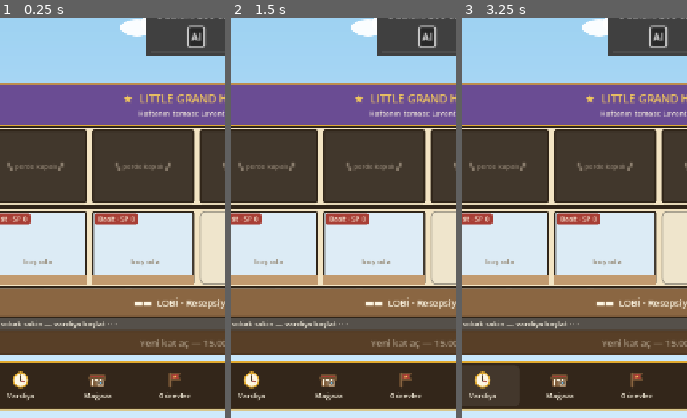
Above: before the commit, frames 1-3 (left to right).
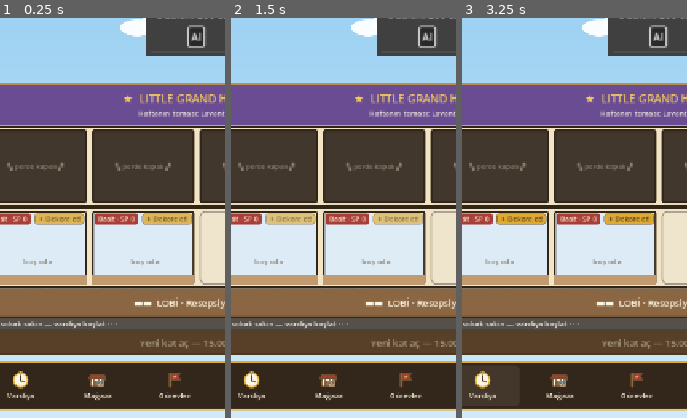
Above: after the commit, the same moments.

Repository: Eren-Ozcan/LittleGrandHotel
Game: Godot game, scene res://main.tscn
The game is run twice, just before and just after one commit, with the same random seed, the same clock (stepped at 60 frames per second) and the same inputs.
Inputs (mouse positions are % of the whole screen's width and height, from its top left):
- Up to frame 1 (0.25 s): no input
- Up to frame 2 (1.5 s): click (14, 79) at 0.52 s; click (38, 79) at 1.27 s
- Up to frame 3 (3.25 s): click "+ Oda ekle" at 2 s; click (11, 96) at 2.77 s
The pictures show only the part of the screen within x 6-56%, y 50-100%; the shares and areas given below are measured in that part.

The runs differ from the first frame. In frame 1, 1.3% of the frame differs, in the area x 15-86%, y 48-52%; in frame 2, 1.3%; in frame 3, 1.3%.

Commit message:
Dekorasyon durtmesi: bos odada yanip sonen "Dekore et!" rozeti
Level design incelemesindeki acik gozlem maddesi: yildiz derecesi
oda/kat buyutmenin golgesinde kalabiliyordu. Bos misafir odasinda,
seviye kilidi acik en ucuz esya karsilanabiliyorsa altin rozet
yanip soner; dokunma zaten dekorasyon popup'ini acar.

- Game.cheapest_item_price(): premium haric, kilidi acik en ucuz esya
- 1 yeni birim test (durtme esigi 80 = Masa Lambasi)

Co-Authored-By: Claude Fable 5 <noreply@anthropic.com>

Diff:
--- a/src/autoload/game.gd
+++ b/src/autoload/game.gd
@@ -518,6 +518,19 @@
 ## Eşyanın elmasla mı (premium) yoksa coin'le mi satıldığını söyler.
 func item_is_premium(it: Dictionary) -> bool:
 	return int(it.get("gem_price", 0)) > 0
+
+
+## Dekorasyon dürtmesi için: seviye kilidi açık en ucuz coin'li eşyanın
+## fiyatı (-1 = alınabilir eşya yok). UI, boş odada bu tutar karşılanıyorsa
+## "Dekore et!" rozeti gösterir.
+func cheapest_item_price() -> int:
+	var best := -1
+	for it in eco.items:
+		if item_is_premium(it) or level() < int(it.get("unlock_level", 1)):
+			continue
+		if best < 0 or int(it.price) < best:
+			best = int(it.price)
+	return best
 
 
 func can_afford_item(it: Dictionary) -> bool:
--- a/src/main.gd
+++ b/src/main.gd
@@ -684,6 +684,11 @@
 			var hint := _label("boş oda", 12, PALETTE.muted)
 			hint.mouse_filter = Control.MOUSE_FILTER_IGNORE
 			strip.add_child(hint)
+			# Dekorasyon dürtmesi: en ucuz eşya karşılanabiliyorsa yanıp sönen rozet.
+			# Yıldızın oda/kat büyütmenin gölgesinde kalmaması için (TODO gözlemi).
+			var cheapest := Game.cheapest_item_price()
+			if cheapest > 0 and Game.coins >= cheapest:
+				b.add_child(_make_decorate_badge())
 		# Misafir (vardiya açık + temiz odada)
 		if Game.shift_active() and not is_dirty:
 			var g_idx := idx % 3
@@ -741,6 +746,35 @@
 	b.add_child(plate)
 
 	return b
+
+
+## Boş misafir odasının sağ üstünde yanıp sönen altın "Dekore et!" rozeti.
+func _make_decorate_badge() -> Control:
+	var badge := PanelContainer.new()
+	var sb := StyleBoxFlat.new()
+	sb.bg_color = PALETTE.gold
+	sb.set_corner_radius_all(4)
+	sb.content_margin_left = 6
+	sb.content_margin_right = 6
+	sb.content_margin_top = 1
+	sb.content_margin_bottom = 1
+	sb.border_color = PALETTE.wood_dark
+	sb.set_border_width_all(1)
+	badge.add_theme_stylebox_override("panel", sb)
+	badge.anchor_left = 1.0
+	badge.anchor_right = 1.0
+	badge.offset_left = -84
+	badge.offset_right = -4
+	badge.offset_top = 4
+	badge.mouse_filter = Control.MOUSE_FILTER_IGNORE
+	var l := _label("✦ Dekore et!", 11, PALETTE.text)
+	l.horizontal_alignment = HORIZONTAL_ALIGNMENT_CENTER
+	l.mouse_filter = Control.MOUSE_FILTER_IGNORE
+	badge.add_child(l)
+	var tw := badge.create_tween().set_loops()
+	tw.tween_property(badge, "modulate:a", 0.55, 0.55).set_trans(Tween.TRANS_SINE).set_ease(Tween.EASE_IN_OUT)
+	tw.tween_property(badge, "modulate:a", 1.0, 0.55).set_trans(Tween.TRANS_SINE).set_ease(Tween.EASE_IN_OUT)
+	return badge
 
 
 func _on_room_tapped(idx: int, btn: Control) -> void:
--- a/tests/sim_check.gd
+++ b/tests/sim_check.gd
@@ -31,6 +31,7 @@
 	check(g.rooms.size() == 2 and g.floors == 2, "başlangıç: 2 oda, 2 kat")
 	check(g.star_rating() == 2, "başlangıç yıldızı 2")
 	check(g.max_slots() == 8, "başlangıç yuva kapasitesi 8")
+	check(g.cheapest_item_price() == 80, "dürtme eşiği: en ucuz eşya 80 (Masa Lambası)")
 
 	# 2) Vardiya marjı (ideal koşullar): maliyet gelirin %5–35'i arasında.
 	# Saatlik oran tüm sürelerde bilerek eşit (bkz. shift_rates): otomatik
Not shown, changed: TODO.md
